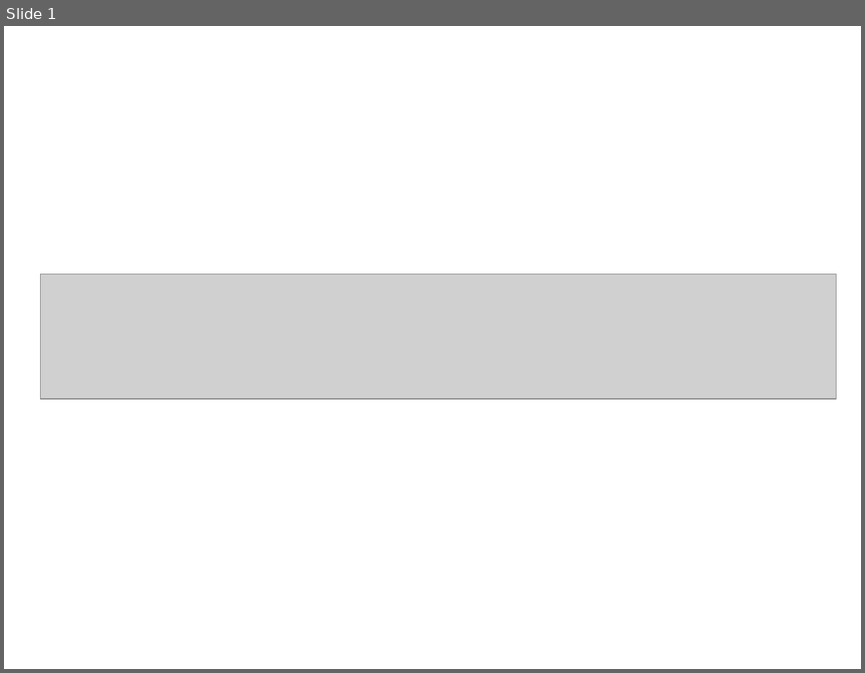
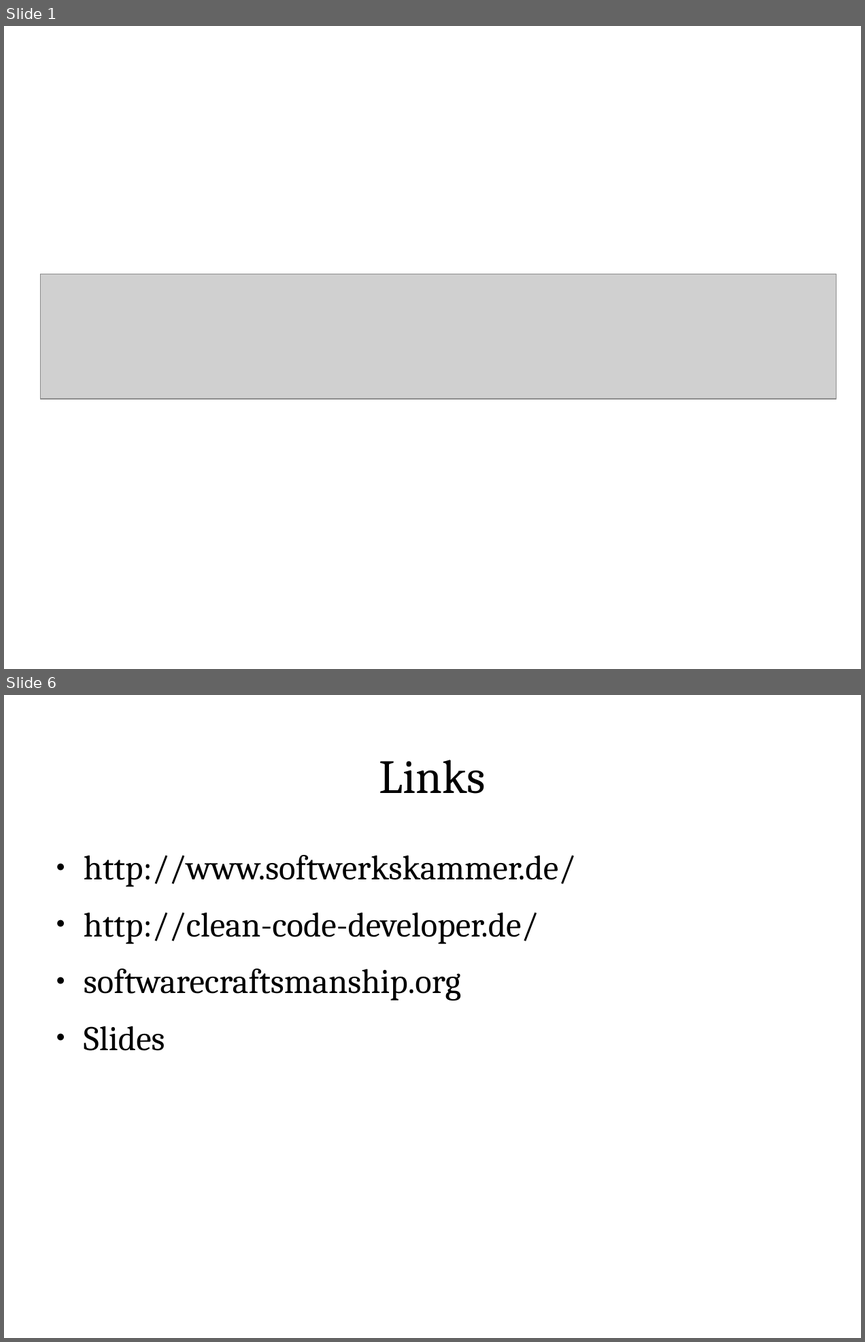
Before and after one commit to Weltraumschaf/Slides, a slide deck: Softwerkskammer-Barcamp5-Stuttgart/Softwerkskammer.odp. Shown one above the other, each under a label of ours: slide 1 before the commit, slides 1 and 6 after it; the slides between them are not shown. The pictures are 865x673 and 865x1342 pixels, drawn with LibreOffice and Linux fonts; fonts in the diff are those of the drawing; grey boxes stand for pictures. Boxes give left, top, right and bottom in pixels: in the first picture for what was removed or moved away, otherwise in the second. Text is boxed around its words. In the diff, an @@ line names an element or a change of style, - is before the commit and + after.

```diff
--- a/Softwerkskammer-Barcamp5-Stuttgart/Softwerkskammer.odp
+++ b/Softwerkskammer-Barcamp5-Stuttgart/Softwerkskammer.odp
@@ slide 6 added at <box>4,695,861,1338</box>, background #FFFFFF @@
@@ title added at <box>379,760,485,794</box>, 44 pt, text #000000 @@
+Links
@@ text added at <box>84,855,575,1051</box>, 32 pt, text #000000 @@
+● http://www.softwerkskammer.de/
+● http://clean-code-developer.de/
+● softwarecraftsmanship.org
+● Slides
```
Also in this commit, not shown: 1 slide changed, 4 other slides added, 1 slide removed, 1 other file.
